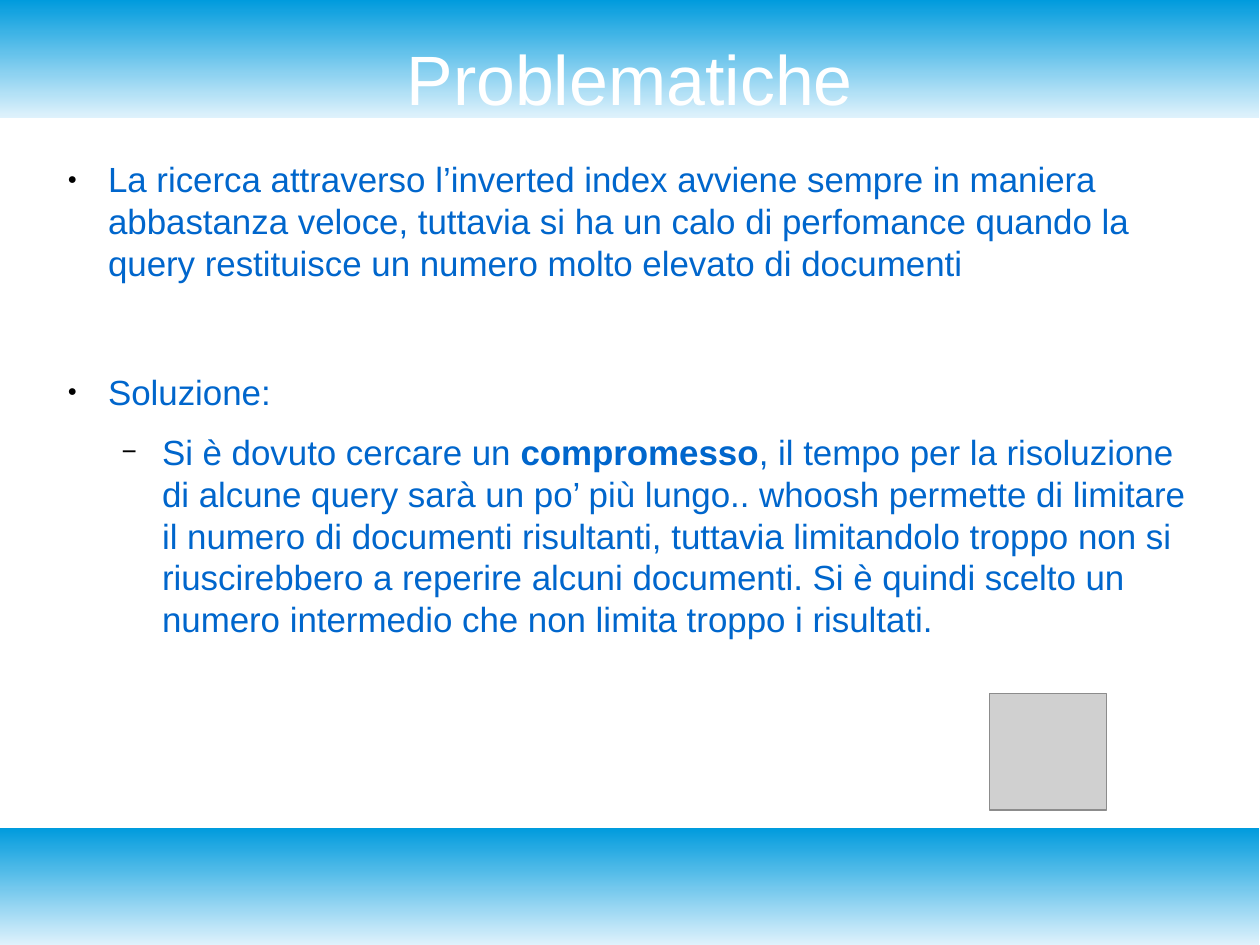
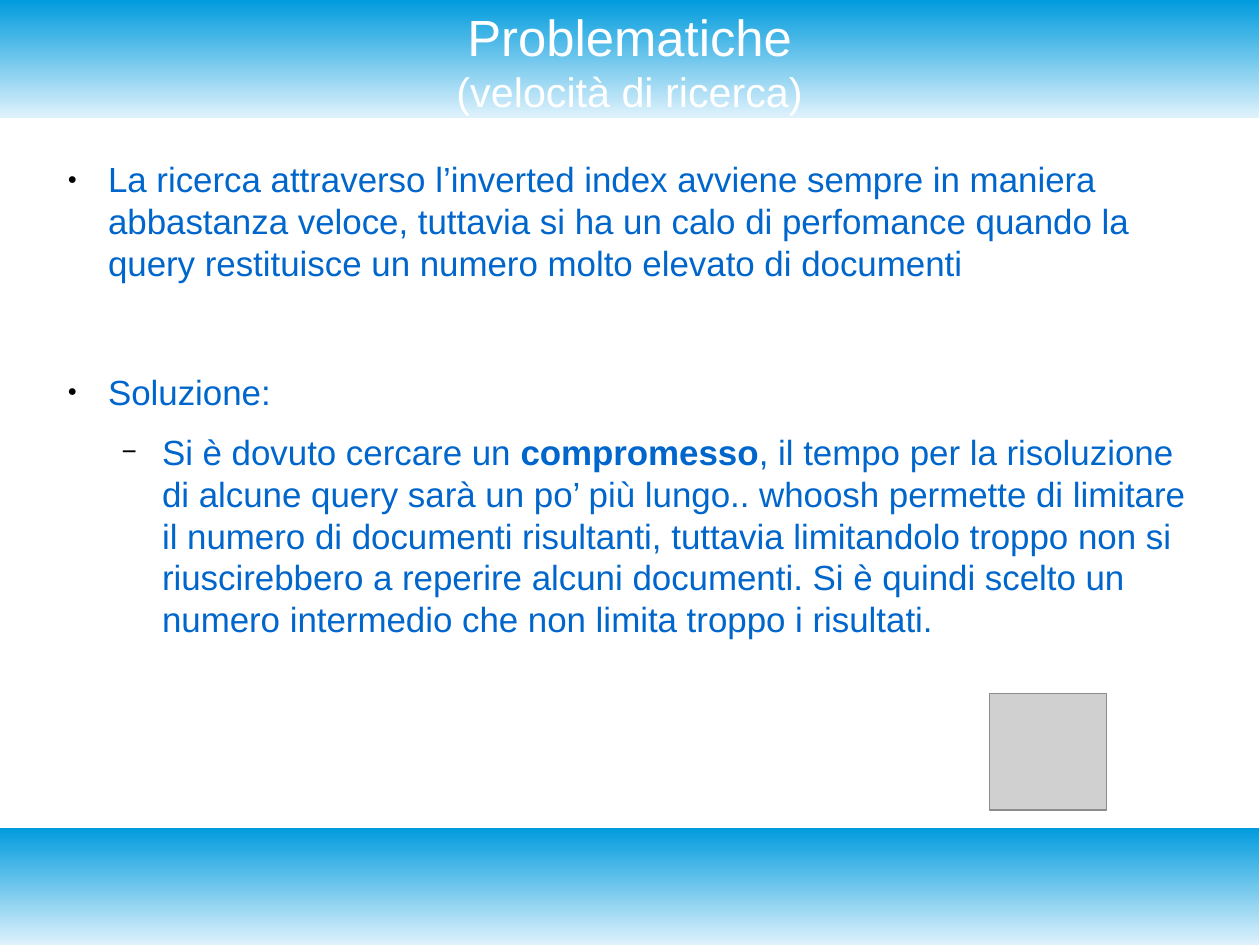
Before and after one commit to enrico404/SearchEngineForDblp, a slide deck: slide 18 of DocDblpSearchEngine.odp (slide 17 before the commit). Drawn at 1260x945 pixels with LibreOffice and Linux fonts; fonts in the diff are those of the drawing; grey boxes stand for pictures. Boxes give left, top, right and bottom in pixels: in the first picture for what was removed or moved away, otherwise in the second. Text is boxed around its words. In the diff, an @@ line names an element or a change of style, - is before the commit and + after.

```diff
--- a/DocDblpSearchEngine.odp
+++ b/DocDblpSearchEngine.odp
@@ title at <box>456,15,803,115</box>: text changed; size 44 to 26 pt @@
-Problematiche
+Problematiche
+(velocità di ricerca)
```
Also in this commit, not shown: 12 other slides changed, 1 slide added, 1 other file.
